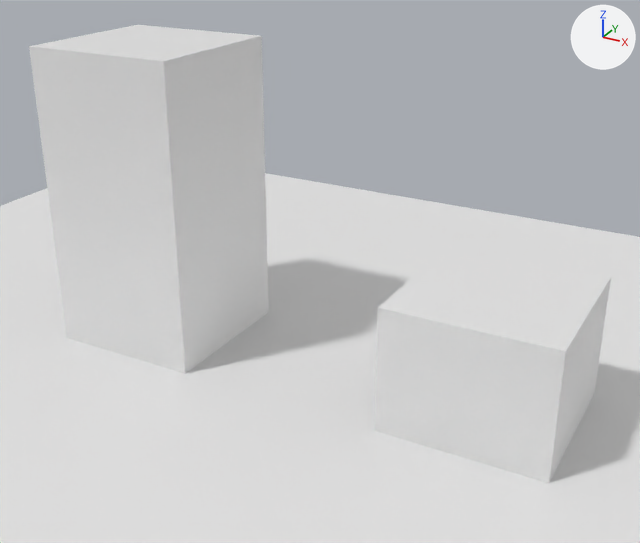
Renders of the glTF model static/models/ChadRobot.glb from each side of a commit.
Rendered twice from a 50 mm lens placed at (6.5, -8.75, 5.7), pointed at (1.69, -0.01, 1.33). Arrows for +X, +Y and +Z are at upper right; the lights stay in place.

The first picture shows 'Computer', 'Ground', 'Profiler'.
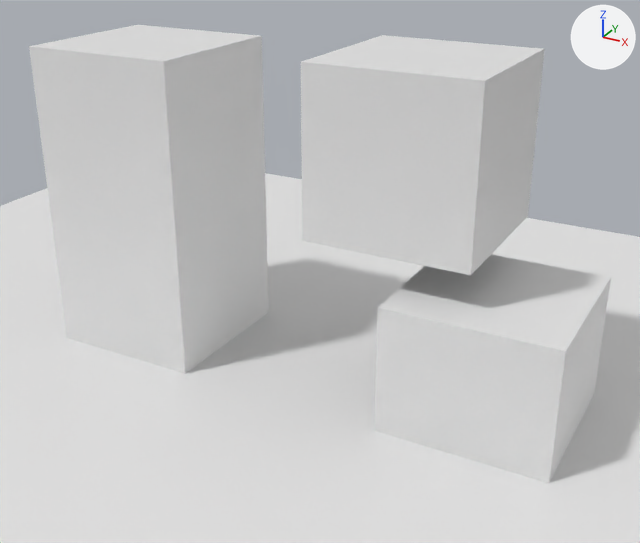
The newer file is also turned or shifted as a whole; pictures and numbers use the older file's frame.

What differs and where, as boxes [x1, y1, x2, y2] in the pictures (640 x 543 px):
'Ground.001', added
    after: [301, 35, 544, 275]

Patch to the scene script:
```diff
--- a/static/models/ChadRobot.glb.py
+++ b/static/models/ChadRobot.glb.py
@@ me_cube_003 @@
+me_cube_003.from_pydata(...)  # a box spanning x -2.11..-0.11, y -0.67..1.33, z 1.44..3.44
+me_cube_003.materials.append(mat_mat1)  # white #e7e7e7
@@ ob_ground_001 @@
+ob_ground_001 = bpy.data.objects.new('Ground.001', me_cube_003)
+ob_ground_001.location = (3.94, 0.0, 0.55)
```
